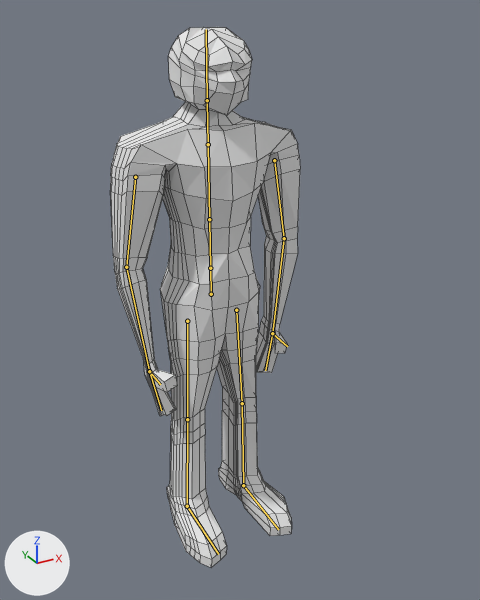
An edit to the Blender file Commander/commanderpost_seam.blend, drawn before and after from the same camera.
Both versions are drawn from a camera (50 mm lens) standing at (-9.8, -19.9, 8.3) and looking at (0.2, -1.7, -0.8). Every picture has the same lights, and +X, +Y and +Z are marked at lower left. Both versions are drawn at the pose saved in each file; the numbers are the values there. The bones that bend it are drawn over the model as lines. Mesh edges are drawn as thin lines.

Objects in the first picture: 'commander'.
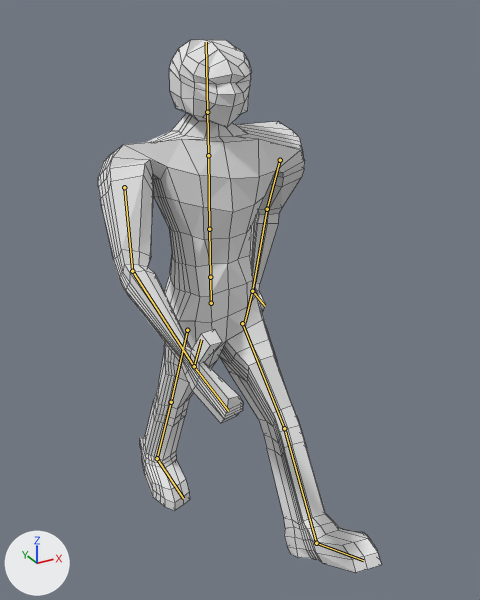
Location of each change, (x1, y1, x2, y2) in pixels of the pictures (480 x 600 px):
'commander', posed (49% wider): before (110, 27, 300, 568); after (98, 40, 381, 573)
bone 'pelvis', root to tip: before (211, 294) to (210, 268); after (211, 303) to (210, 277)
bone 'bicep.l', root to tip: before (274, 160) to (284, 238); after (280, 160) to (267, 209)
bone 'forearm.l', root to tip: before (284, 238) to (272, 333); after (267, 209) to (252, 291)
bone 'bicep.r', root to tip: before (135, 177) to (126, 267); after (124, 187) to (132, 271)
bone 'forearm.r', root to tip: before (126, 267) to (149, 371); after (132, 271) to (194, 366)
bone 'thigh.l', root to tip: before (236, 310) to (242, 403); after (242, 323) to (284, 428)
bone 'shin.l', root to tip: before (242, 403) to (243, 485); after (284, 428) to (316, 543)
bone 'thigh.r', root to tip: before (187, 321) to (187, 419); after (187, 330) to (171, 402)
bone 'foot.r', root to tip: before (187, 506) to (218, 554); after (157, 458) to (183, 498)

What the commit changed:
Bone 'pelvis' (bone_pelvis) moves from (0.0, 0.0, 0.0) to (0.0, -0.36, 0.0).
Bone 'bicep.l' (bone_bicep_l) moves from (-0.8, -0.4, 0.0) to (-0.51, 0.0, 0.25).
Bone 'bicep.l' (bone_bicep_l) turns from (0, 0, 80) to (37, 7, 81) degrees about its own x, y and z.
Bone 'forearm.l' (bone_forearm_l) turns from (-20, 0, 2) to (-18, -7, -23) degrees about its own x, y and z.
Bone 'bicep.r' (bone_bicep_r) moves from (0.8, -0.4, 0.0) to (0.73, 0.0, 0.0).
Bone 'bicep.r' (bone_bicep_r) turns from (0, 0, -80) to (-47, 9, -81) degrees about its own x, y and z.
Bone 'forearm.r' (bone_forearm_r) turns from (20, 5, -7) to (19, 6, -20) degrees about its own x, y and z.
Bone 'thigh.l' (bone_thigh_l) moves from (0.0, 0.0, 0.0) to (0.49, 0.01, 0.06).
Bone 'thigh.l' (bone_thigh_l) turns from (0, 0, 0) to (5, 0, -40) degrees about its own x, y and z.
Bone 'shin.l' (bone_shin_l) turns from (0, 0, 0) to (-9, 0, 0) degrees about its own x, y and z.
Bone 'thigh.r' (bone_thigh_r) turns from (0, 0, 0) to (-3, 0, 22) degrees about its own x, y and z.
Bone 'foot.r' (bone_foot_r) turns from (0, 0, 0) to (23, 0, 0) degrees about its own x, y and z.
